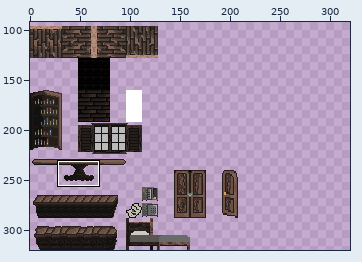
Edited in one commit: sprite sheet (assets/Tiled/super_mario.png). The first picture is a wide view before the edit; the outline marks the close-up.
Close-up. Earlier state:
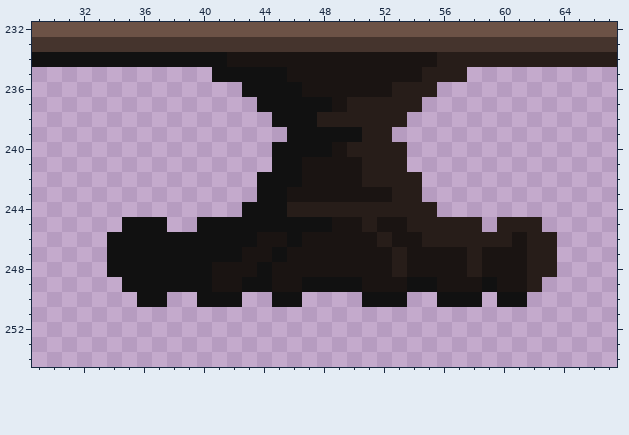
The file is 320x320 pixels. Colours within 5 levels of each other are drawn and written as one. Shown: x 29..67, y 232..254. The wide view leaves out empty margins. The commit also changed other parts of the picture, which this record leaves out.
The result:
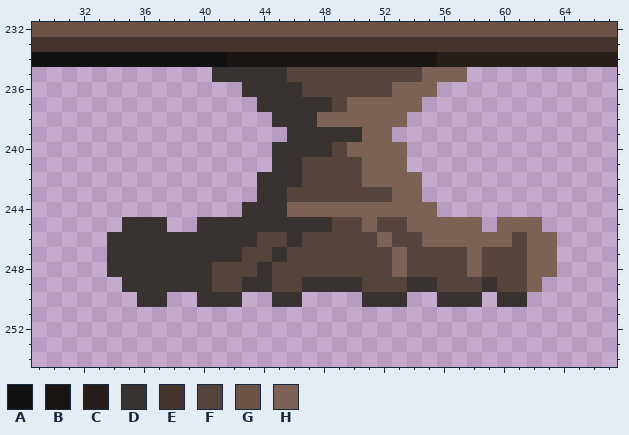
Palette (. is transparent): A #111111  B #1a1412  C #271d19  D #383331  E #45342d  F #55443b  G #6c5246  H #7d6154
The edit:
{"y":235,"x":41,"old":"AAAAABBBBBBBBBCCC","new":"DDDDDFFFFFFFFFHHH"}
{"y":236,"x":43,"old":"AAAABBBBBBCCC","new":"DDDDFFFFFFHHH"}
{"y":237,"x":44,"old":"AAAAABCCCCC","new":"DDDDDFHHHHH"}
{"y":238,"x":45,"old":"AAACCCCCC","new":"DDDHHHHHH"}
{"y":239,"x":46,"old":"AAAAACC","new":"DDDDDHH"}
{"y":240,"x":45,"old":"AAAABCCCC","new":"DDDDFHHHH"}
{"y":241,"x":45,"old":"AABBBBCCC","new":"DDFFFFHHH"}
{"y":242,"x":44,"old":"AAABBBBCCCC","new":"DDDFFFFHHHH"}
{"y":243,"x":44,"old":"AABBBBBBBCC","new":"DDFFFFFFFHH"}
{"y":244,"x":43,"old":"AAACCCCCCCCCC","new":"DDDHHHHHHHHHH"}
{"y":245,"x":35,"old":"AAA","new":"DDD"}
{"y":245,"x":40,"old":"AAAAAAAAABBCBBCCCCC","new":"DDDDDDDDDFFHFFHHHHH"}
{"y":245,"x":60,"old":"CCC","new":"HHH"}
{"y":246,"x":34,"old":"AAAAAAAAAABBABBBBBCBBCCCCCCBCC","new":"DDDDDDDDDDFFDFFFFFHFFHHHHHHFHH"}
{"y":247,"x":34,"old":"AAAAAAAAABBABBBBBBBCBBBBCBBBCC","new":"DDDDDDDDDFFDFFFFFFFHFFFFHFFFHH"}
{"y":248,"x":34,"old":"AAAAAAABBBABBBBBBBBCBBBBCBBBCC","new":"DDDDDDDFFFDFFFFFFFFHFFFFHFFFHH"}
{"y":249,"x":35,"old":"AAAAAABBAABBAAAABBBAABBBABBC","new":"DDDDDDFFDDFFDDDDFFFDDFFFDFFH"}
{"y":250,"x":36,"old":"AA","new":"DD"}
{"y":250,"x":40,"old":"AAA","new":"DDD"}
{"y":250,"x":45,"old":"AA","new":"DD"}
{"y":250,"x":51,"old":"AAA","new":"DDD"}
{"y":250,"x":56,"old":"AAA","new":"DDD"}
{"y":250,"x":60,"old":"AA","new":"DD"}
{"label":"changed","picture_box":[107,67,557,307]}
